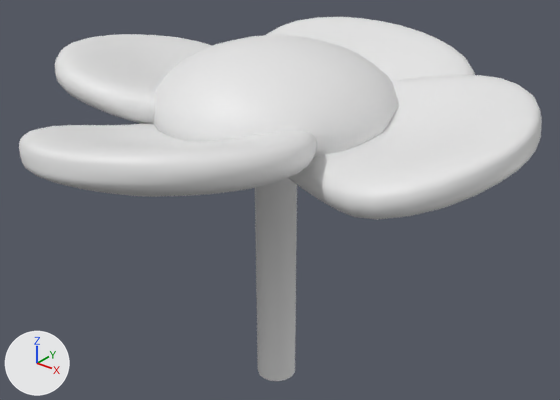
Renders of the FBX model Assets/#MyStuff/Models/Flower.fbx from each side of a commit.
The view is the same before and after, from a 50 mm lens placed at (3.73, -4.61, 4.65), pointed at (-0.03, 0.09, 1.74). Arrows for +X, +Y and +Z are at lower left; the lights stay in place. Where no turn or scale is listed for an object, it has been applied to the vertices.

Script lines for the objects in view, before the commit:
```python
me_plane_008 = bpy.data.meshes.new('Plane.008')
me_plane_008.from_pydata(...)  # 2024 vertices, 2016 faces; spans x -2.1..2.1, y -2.1..2.1, z 2.27..2.93
me_plane_008.materials.append(mat_petals)  # white #e7e7e7
me_sphere_004 = bpy.data.meshes.new('Sphere.004')
me_sphere_004.from_pydata(...)  # 193 vertices, 192 faces; spans x -1.0..1.0, y -1.0..1.0, z 0.0..3.13
# faces by material slot: [80, 112]
me_sphere_004.materials.append(mat_stem)  # white #e7e7e7
me_sphere_004.materials.append(mat_bud)  # white #e7e7e7
ob_big_blades_003 = bpy.data.objects.new('Big Blades.003', me_plane_008)
ob_big_blades_003.location = (0.0, 0.0, 0.0)
ob_sphere = bpy.data.objects.new('Sphere', me_sphere_004)
ob_sphere.location = (0.0, 0.0, 0.0)
```
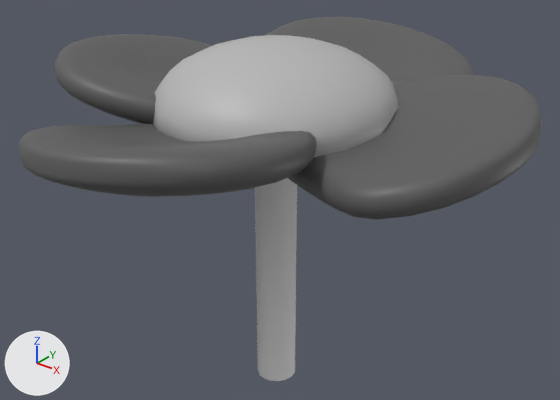
Commit message: Changed Flower Mats

Pixel boxes (x1, y1, x2, y2) of what changed, in the pictures (560 x 400 px):
'Big Blades.003', recoloured (white to grey)
    both: (19, 17, 542, 220)
part 1 of me_sphere_004, recoloured (white to grey)
    both: (153, 35, 399, 156)

What the commit changed:
Material 'Petals.001' (mat_petals_001) is new.
Its base color is (0.107, 0.107, 0.107) (dark grey #5c5c5c).
Material 'Bud.001' (mat_bud_001) is new.
Its base color is (0.477, 0.477, 0.477) (grey #b8b8b8).
me_sphere_004 has 193 vertices, 192 faces and spans x -1.0..1.0, y -1.0..1.0, z 0.0..3.13.
me_sphere_004 is used by ob_sphere; location (0.0, 0.0, 0.0).
me_sphere_004 part 1: all 112 faces that had it switch from mat_bud (white #e7e7e7) to mat_bud_001 (grey #b8b8b8).
me_plane_008 has 2024 vertices, 2016 faces and spans x -2.1..2.1, y -2.1..2.1, z 2.27..2.93.
me_plane_008 no longer uses material mat_petals (white #e7e7e7).
me_plane_008 now uses material mat_petals_001 (dark grey #5c5c5c).
